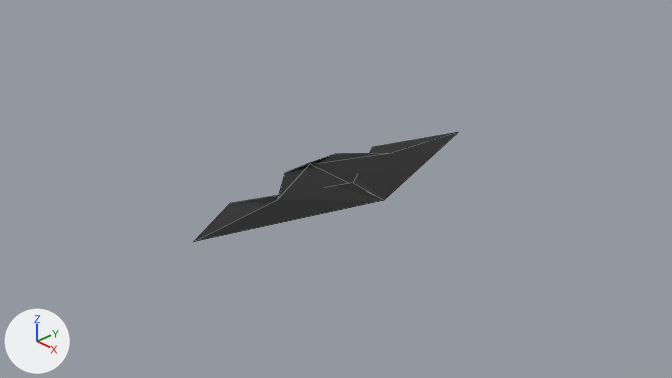
An edit to the Blender file blender/enemyspaceship2.blend, drawn before and after from the same camera.
The view is the same before and after, from the file's camera 'Camera'. The lights are fixed; the arrows at lower left show +X, +Y and +Z. Mesh edges are drawn as thin lines.
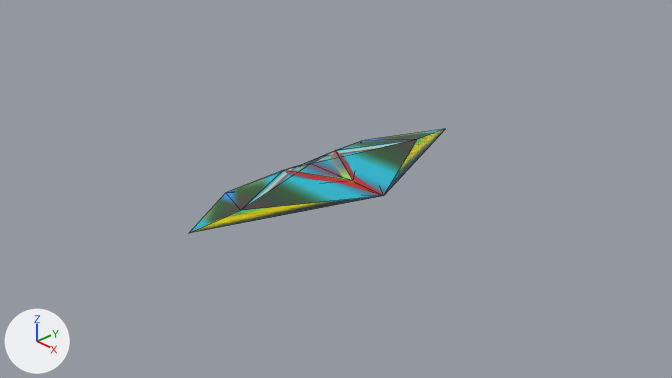
Location of each change, (x1, y1, x2, y2) in pixels of the pictures (672 x 378 px):
'Cube', surface changed, reshaped
    before: (195, 132, 458, 241)
    after: (189, 129, 445, 233)

Edits to the bpy script that builds the scene:
```text
Add img_pixil_frame_2_png:
    img_pixil_frame_2_png = load_image('pixil-frame-2.png', '../textures/pixil-frame-2.png', 8, 8, 'sRGB')
Change mat_material:
    mat_material.texture: img_pixil_frame_0_png -> img_pixil_frame_2_png
Change me_cube:
    used by ob_cube; location = (0.0, 0.0, 0.0)
    remove me_cube.from_pydata(...)  # 8 vertices, 3 faces, 1 loose edge; spans x -0.53..0.81, y 0.0..2.15, z -0.04..0.14
    add me_cube.from_pydata(...)  # 8 vertices, 12 faces; spans x -0.7..0.81, y 0.0..2.09, z 0.01..0.17
    me_cube part 1: the whole mesh is rebuilt
```
